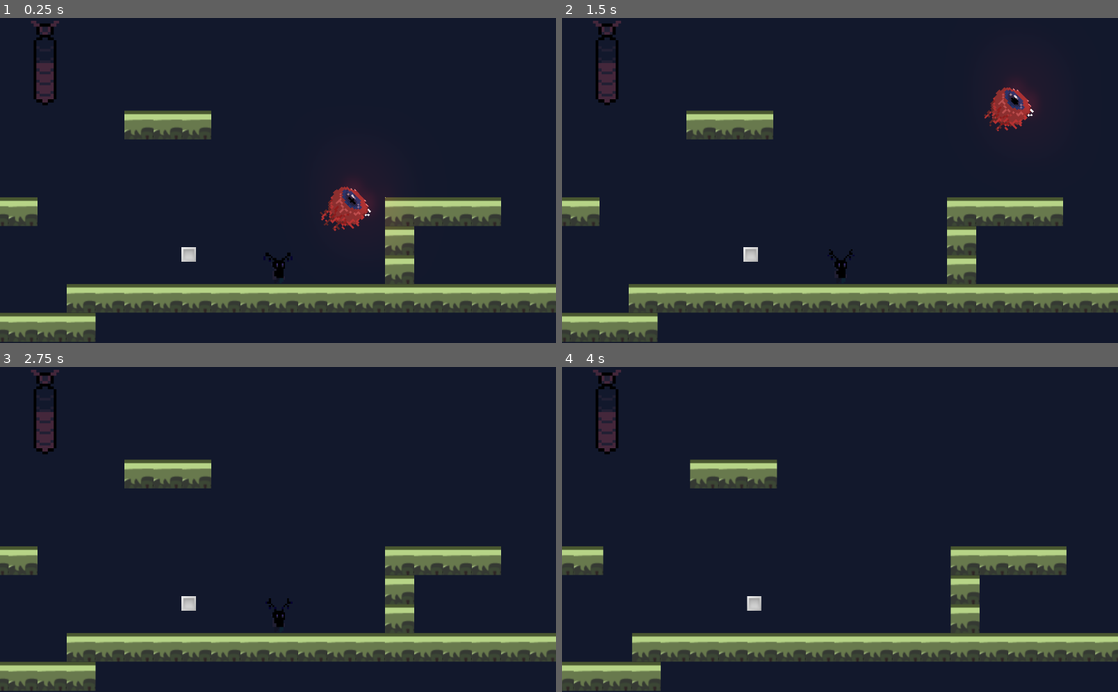
Above: before the commit, frames 1-4 (two rows, left to right).
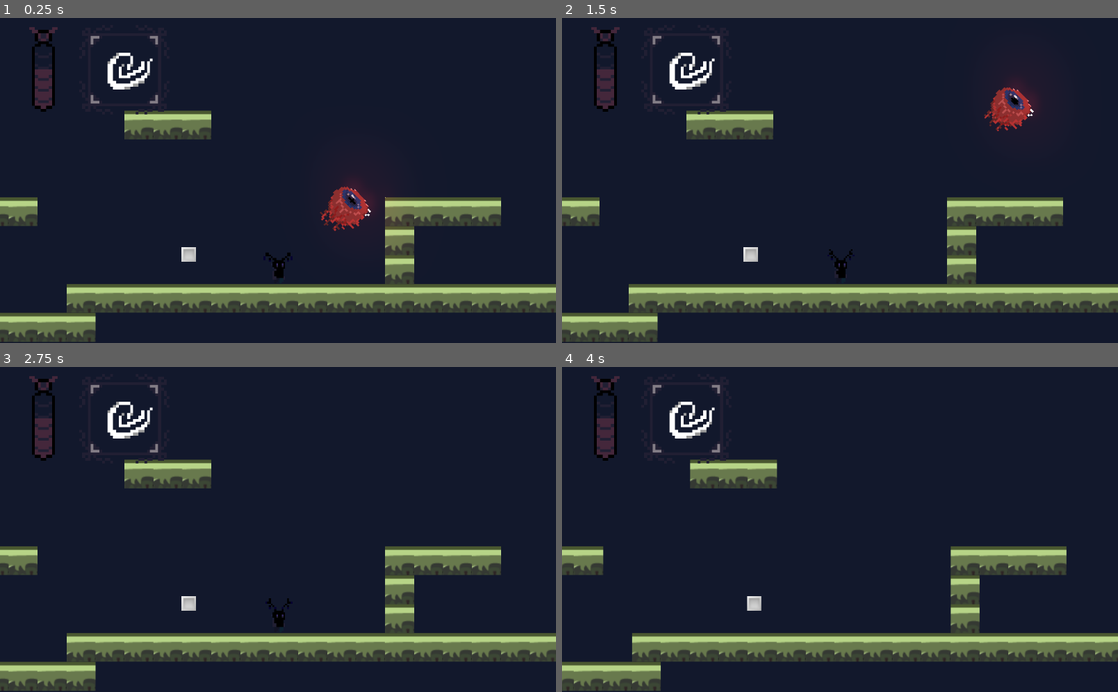
Above: after the commit, the same moments.

Repository: RPI-GameJamTeam/GodotProject
Game: Godot game, scene res://Scenes/MainScene.tscn
Same seed, same stepped clock (60 frames per second), same inputs: the game is played once before the commit and once after it.
Inputs:
- Up to frame 1 (0.25 s): no input
- Up to frame 2 (1.5 s): hold D (right) 0.53-1.28 s; tap Shift (dash) at 0.6, 1.35 s; tap Space (jump) at 0.77 s; hold S (down) from 1.28 s (still down)
- Up to frame 3 (2.75 s): tap Space (jump) at 1.52 s; release S (down) at 2.03 s; hold D (right) from 2.03 s (still down); tap Shift (dash) at 2.1 s
- Up to frame 4 (4 s): release D (right) at 2.78 s; hold W (up) 2.78-3.53 s; tap Shift (dash) at 2.85, 3.6 s; tap Space (jump) at 3.02, 3.77 s; tap Enter at 3.5 s; hold A (left) from 3.53 s (still down)

The runs differ from the first frame. In frame 1, 1.2% of the frame differs, in the area x 5-30%, y 0-30%; in frame 2, 1.2%; in frame 3, 1.2%; in frame 4, 1.2%.

Commit message:
avatar update

Diff:
--- a/Game Jam/Scenes/Enemy.tscn
+++ b/Game Jam/Scenes/Enemy.tscn
@@ -12,7 +12,7 @@
 
 [node name="AnimatedSprite" parent="." instance=ExtResource( 1 )]
 animation = "idle"
-frame = 0
+frame = 2
 
 [node name="Light2D" type="Light2D" parent="AnimatedSprite"]
 position = Vector2( 48.5539, 1.11362 )
--- a/Game Jam/Scripts/HUD.gd
+++ b/Game Jam/Scripts/HUD.gd
@@ -2,6 +2,10 @@
 
 # this is the hud control node
 export var health_reduction : int
+const AVATAR_LOCATION = {'air':"res://Asset/Avatar/air_ele.png", "ground":"res://Asset/Avatar/earth_ele.png",
+						'fire':"res://Asset/Avatar/fire_ele.png", "water":"res://Asset/Avatar/water_ele.png"}
+
+
 
 enum ElementState { PARTICLE, WATER, FIRE, AIR, GROUND }
 signal health_run_out()
@@ -9,12 +13,11 @@
 func _ready():
 	self.show()
 	get_parent().get_parent().get_node("Player").connect("ElementTransition",self, "onElementChanged")
-
 func onElementChanged(value):
 
 	match value:
 		ElementState.PARTICLE:
-			pass
+			$frame/avatar.set_texture(load(AVATAR_LOCATION['fire']))
 		ElementState.AIR:
 			pass
 		ElementState.FIRE:
--- a/Game Jam/UI/HUD.tscn
+++ b/Game Jam/UI/HUD.tscn
@@ -1,20 +1,27 @@
-[gd_scene load_steps=4 format=2]
+[gd_scene load_steps=6 format=2]
 
 [ext_resource path="res://Asset/UI/UI_health.png" type="Texture" id=1]
 [ext_resource path="res://Asset/UI/UI_rect.png" type="Texture" id=2]
 [ext_resource path="res://Scripts/HUD.gd" type="Script" id=3]
+[ext_resource path="res://Asset/frame.png" type="Texture" id=4]
+[ext_resource path="res://Asset/Avatar/air_ele.png" type="Texture" id=5]
 
 [node name="HUD" type="Control"]
 anchor_right = 1.0
 anchor_bottom = 1.0
+margin_left = -2.80618
+margin_top = 6.17354
+margin_right = -2.80615
+margin_bottom = 6.17352
 script = ExtResource( 3 )
 __meta__ = {
 "_edit_use_anchors_": false
 }
 
-[node name="TextureProgress" type="TextureProgress" parent="."]
+[node name="HealthBar" type="TextureProgress" parent="."]
+margin_top = 6.35678
 margin_right = 40.0
-margin_bottom = 40.0
+margin_bottom = 46.3568
 rect_scale = Vector2( 5.18462, 5.18462 )
 value = 50.0
 texture_over = ExtResource( 1 )
@@ -23,3 +30,18 @@
 __meta__ = {
 "_edit_use_anchors_": false
 }
+
+[node name="frame" type="Sprite" parent="."]
+position = Vector2( 232.209, 89.522 )
+scale = Vector2( 5.18462, 5.18462 )
+texture = ExtResource( 4 )
+
+[node name="avatar" type="TextureRect" parent="frame"]
+margin_left = -15.8577
+margin_top = -15.5977
+margin_right = 24.1423
+margin_bottom = 24.4023
+texture = ExtResource( 5 )
+__meta__ = {
+"_edit_use_anchors_": false
+}
Binary file added: Game Jam/Asset/Avatar/air_ele.png
Not shown, added: Game Jam/Asset/Avatar/air_ele.png.import
Binary file added: Game Jam/Asset/Avatar/earth_ele.png
Not shown, added: Game Jam/Asset/Avatar/earth_ele.png.import
Binary file added: Game Jam/Asset/Avatar/fire_ele.png
Not shown, added: Game Jam/Asset/Avatar/fire_ele.png.import
Binary file added: Game Jam/Asset/Avatar/water_ele.png
Not shown, added: Game Jam/Asset/Avatar/water_ele.png.import
Binary file added: Game Jam/Asset/frame.png
Not shown, added: Game Jam/Asset/frame.png.import
